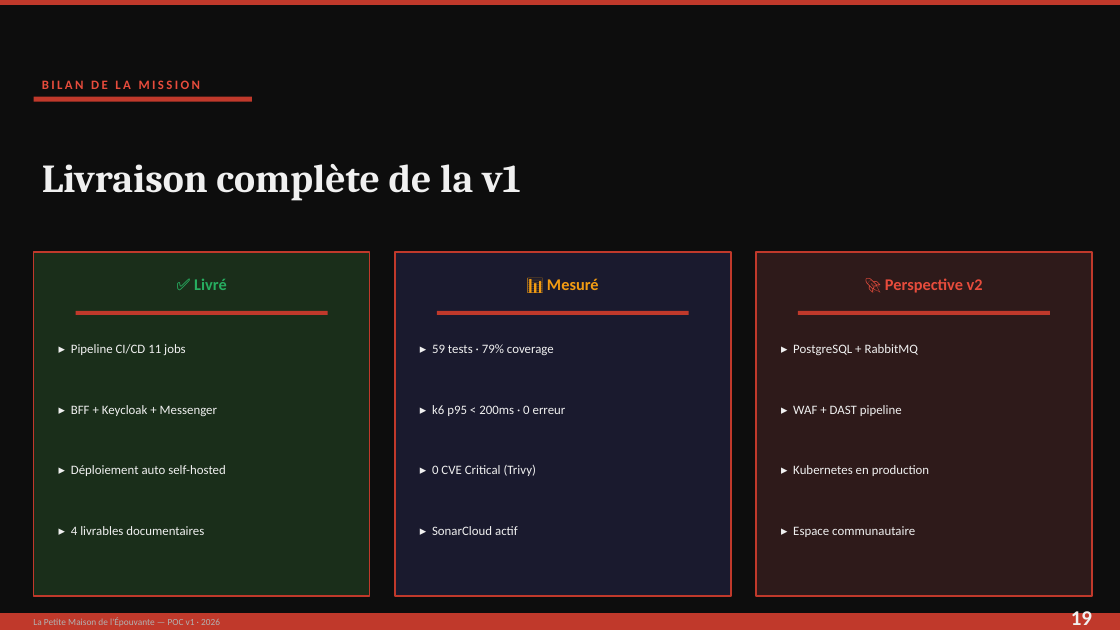
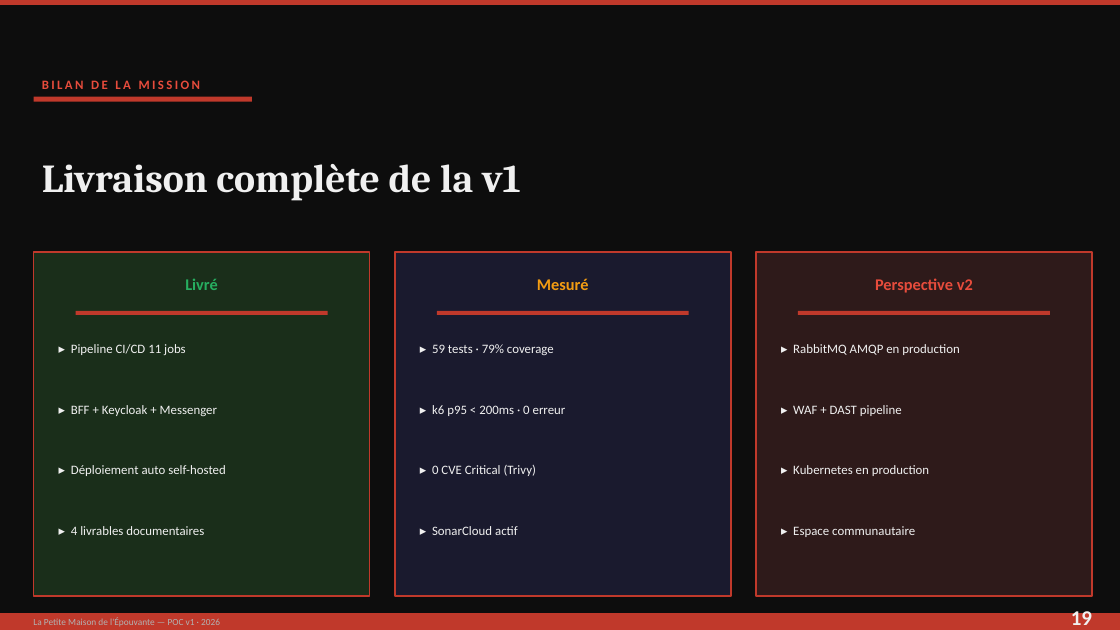
Before and after one commit to Brok3nWings/lpmde, a slide deck: slide 19 of presentation-LPMDE.pptx. Drawn at 1120x630 pixels with LibreOffice and Linux fonts; fonts in the diff are those of the drawing. Boxes give left, top, right and bottom in pixels: in the first picture for what was removed or moved away, otherwise in the second. Text is boxed around its words. In the diff, an @@ line names an element or a change of style, - is before the commit and + after.

```diff
--- a/presentation-LPMDE.pptx
+++ b/presentation-LPMDE.pptx
@@ text at (x1=185, y1=279, x2=217, y2=290): text changed @@
-✅ Livré
+Livré
@@ text at (x1=537, y1=278, x2=589, y2=290): text changed @@
-📊 Mesuré
+Mesuré
@@ text at (x1=875, y1=278, x2=973, y2=293): text changed @@
-🚀 Perspective v2
+Perspective v2
@@ text at (x1=793, y1=344, x2=959, y2=355): text changed @@
-▸ PostgreSQL + RabbitMQ
+▸ RabbitMQ AMQP en production
```
Also in this commit, not shown: 9 other slides changed, 1 slide added, 1 slide removed, 2 other files.
